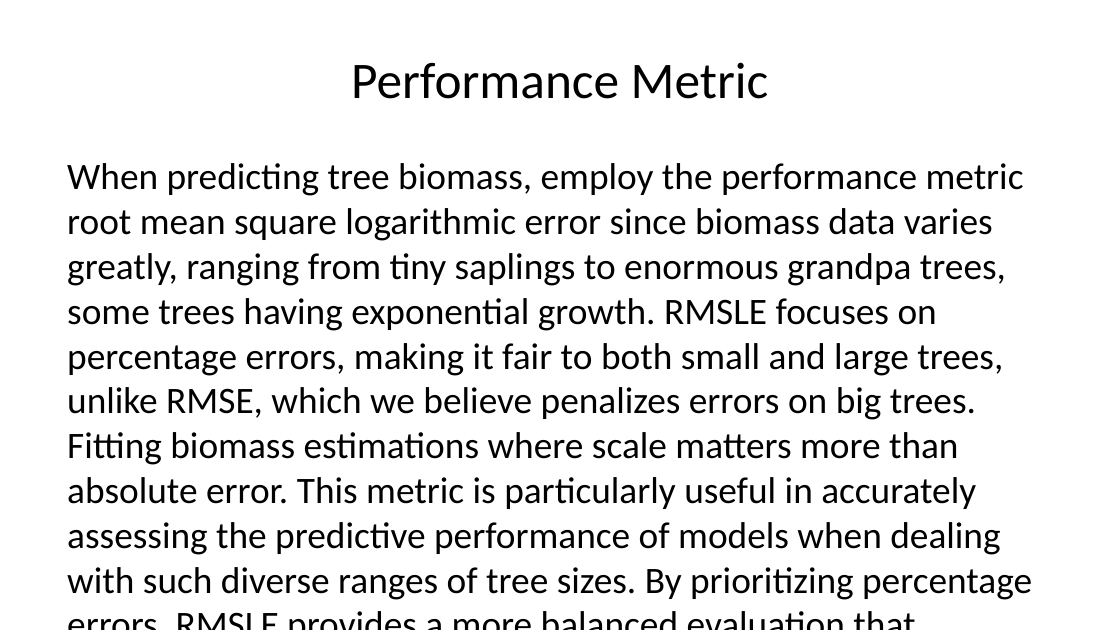
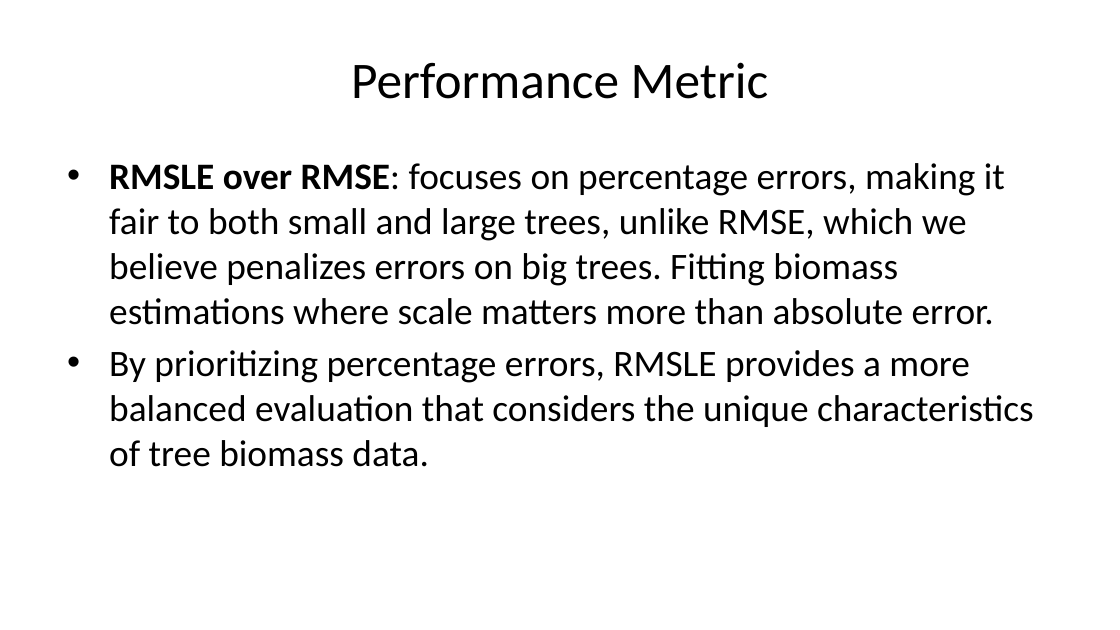
Before and after one commit to deancallahan25/Redwood-Analytics-Portfolio, a slide deck: slide 14 of Project-3/presentation.pptx (slide 13 before the commit). Drawn at 1120x630 pixels with LibreOffice and Linux fonts; fonts in the diff are those of the drawing. Boxes give left, top, right and bottom in pixels: in the first picture for what was removed or moved away, otherwise in the second. Text is boxed around its words. In the diff, an @@ line names an element or a change of style, - is before the commit and + after.

```diff
--- a/Project-3/presentation.pptx
+++ b/Project-3/presentation.pptx
@@ text at box(109, 163, 1034, 467): text changed @@
-When predicting tree biomass, employ the performance metric root mean square logarithmic error since biomass data varies greatly, ranging from tiny saplings to enormous grandpa trees, some trees having exponential growth. RMSLE focuses on percentage errors, making it fair to both small and large trees, unlike RMSE, which we believe penalizes errors on big trees. Fitting biomass estimations where scale matters more than absolute error. This metric is particularly useful in accurately assessing the predictive performance of models when dealing with such diverse ranges of tree sizes. By prioritizing percentage errors, RMSLE provides a more balanced evaluation that considers the unique characteristics of tree biomass data.
+• RMSLE over RMSE: focuses on percentage errors, making it fair to both small and large trees, unlike RMSE, which we believe penalizes errors on big trees. Fitting biomass estimations where scale matters more than absolute error.
+• By prioritizing percentage errors, RMSLE provides a more balanced evaluation that considers the unique characteristics of tree biomass data.
```
Also in this commit, not shown: 2 other slides changed, 4 slides added, 1 slide removed.
